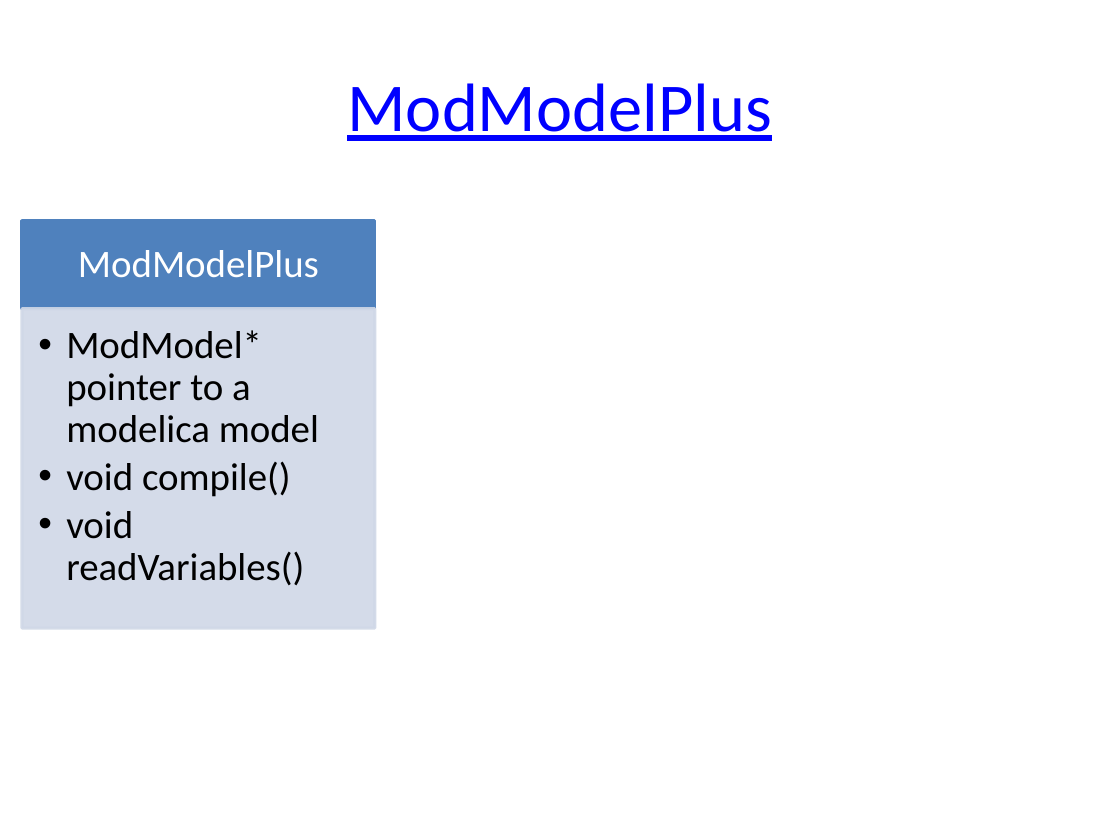
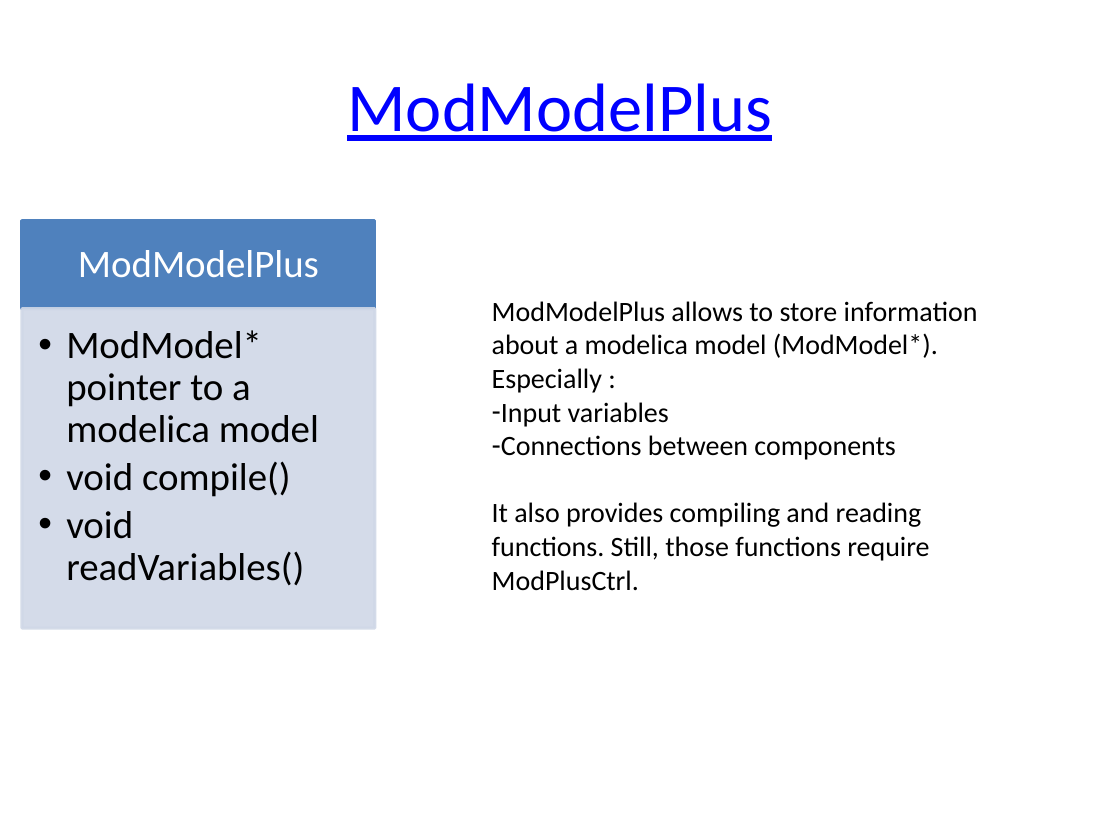
Before and after one commit to OpenModelica/OMOptim, a slide deck: slide 7 of OMOptim/Doc/HowProblemWorks.pptx (slide 9 before the commit). Drawn at 1120x840 pixels with LibreOffice and Linux fonts; fonts in the diff are those of the drawing. Boxes give left, top, right and bottom in pixels: in the first picture for what was removed or moved away, otherwise in the second. Text is boxed around its words. In the diff, an @@ line names an element or a change of style, - is before the commit and + after.

```diff
--- a/OMOptim/Doc/HowProblemWorks.pptx
+++ b/OMOptim/Doc/HowProblemWorks.pptx
@@ text added at [492,301,978,591], 18 pt, text #000000 @@
+ModModelPlus allows to store information about a modelica model (ModModel*). Especially :
+– Input variables
+– Connections between components
+It also provides compiling and reading functions. Still, those functions require ModPlusCtrl.
```
Also in this commit, not shown: 2 other slides changed, 1 slide added, 27 other files.
